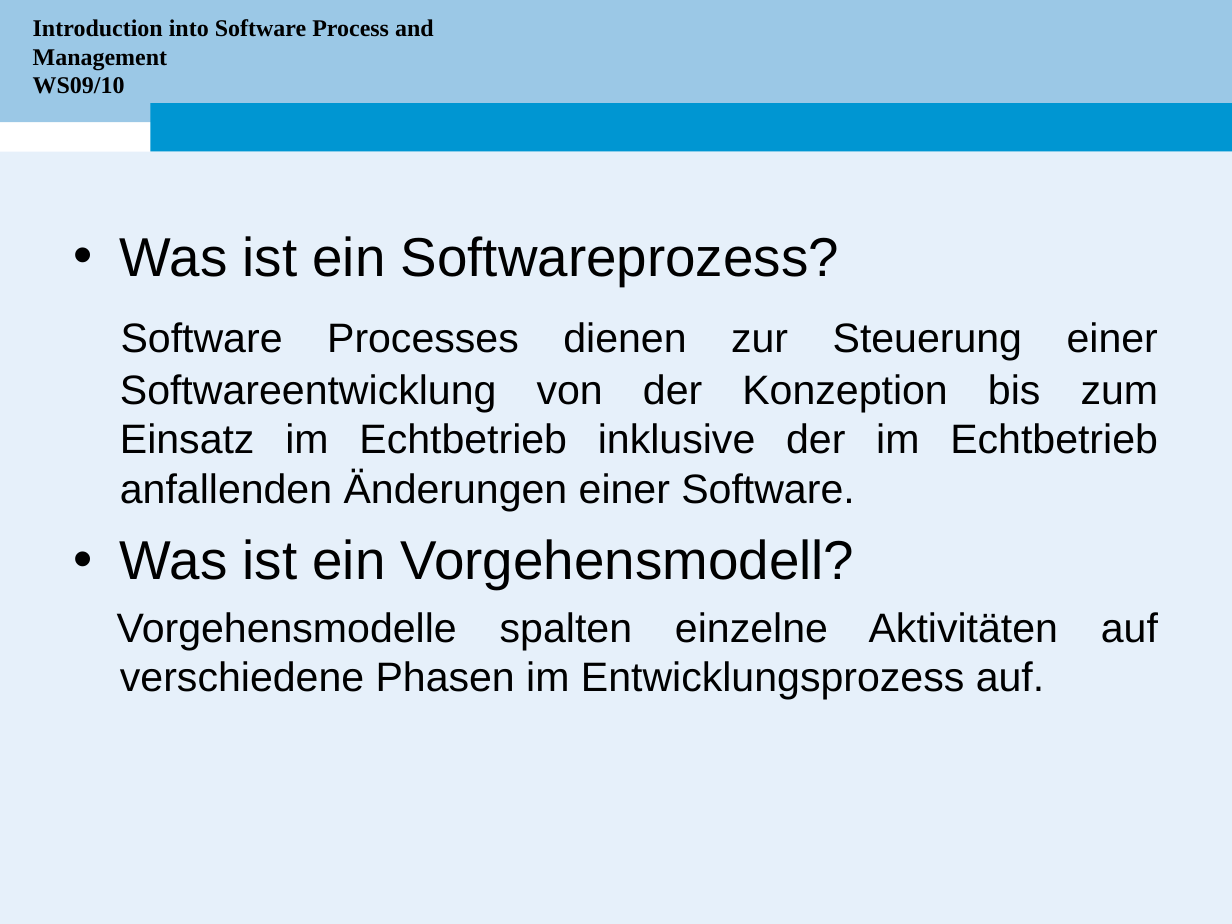
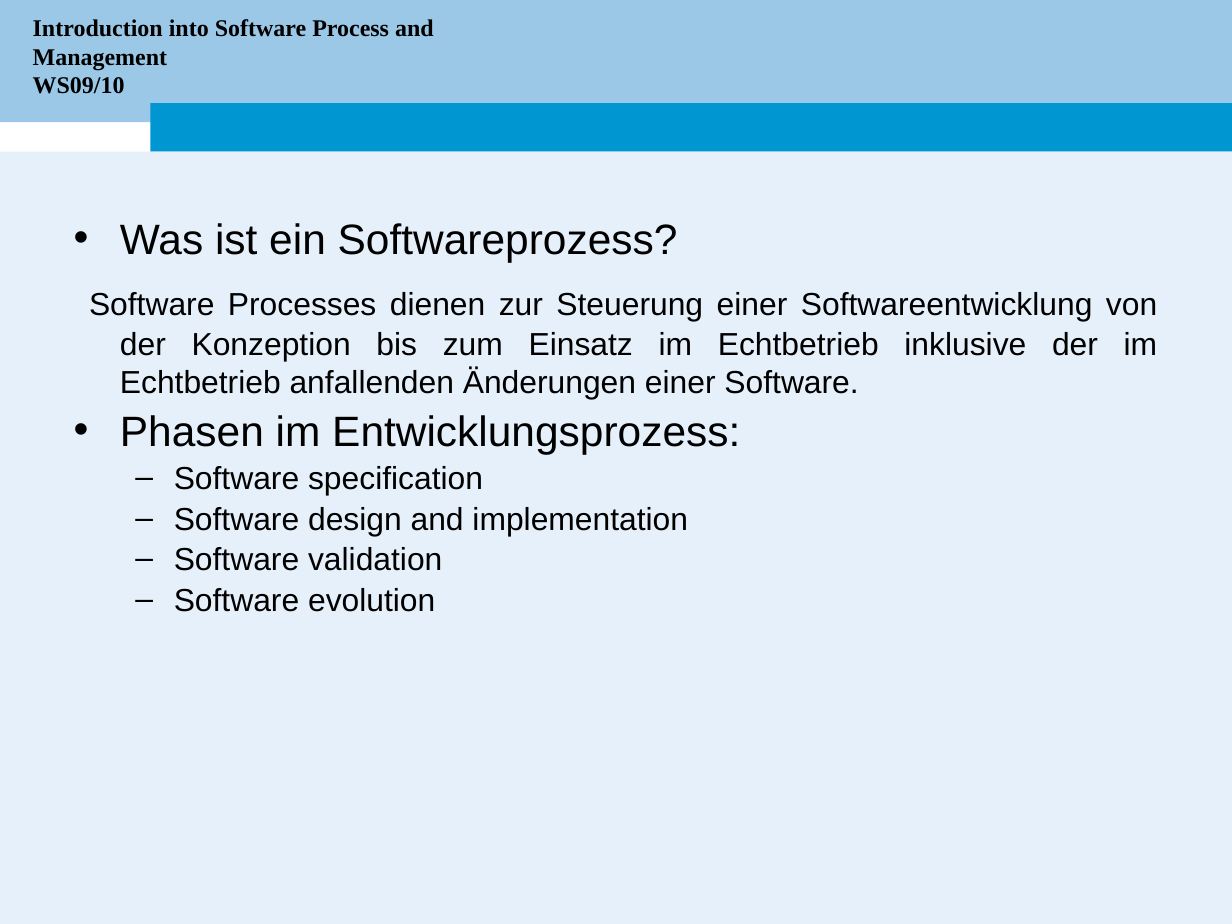
Before and after one commit to electrojit/simeonov, a slide deck: slide 5 of WS10/Bachelor Seminar/Presentaetion/Seminar-Simeonov.ppt (slide 9 before the commit). Drawn at 1232x924 pixels with LibreOffice and Linux fonts; fonts in the diff are those of the drawing; background and template pictures are left out. Boxes give left, top, right and bottom in pixels: in the first picture for what was removed or moved away, otherwise in the second. Text is boxed around its words. In the diff, an @@ line names an element or a change of style, - is before the commit and + after.

```diff
--- a/WS10/Bachelor Seminar/Presentaetion/Seminar-Simeonov.ppt
+++ b/WS10/Bachelor Seminar/Presentaetion/Seminar-Simeonov.ppt
@@ text at (89, 223, 1158, 400): size 32 to 24.8 pt in "Was ist ein Softwareprozess?"; size 24 to 18.6 pt in "Software Processes dienen zur Steuerung einer Softwareentwic ..."; line spacing 1 to 0.8 @@
@@ text at (120, 415, 740, 612): text changed; size 24 to 18.6 pt @@
-• Was ist ein Vorgehensmodell?
-Vorgehensmodelle spalten einzelne Aktivitäten auf verschiedene Phasen im Entwicklungsprozess auf.
+• Phasen im Entwicklungsprozess:
+  – Software specification
+  – Software design and implementation
+  – Software validation
+  – Software evolution
```
Also in this commit, not shown: 6 other slides changed, 4 slides added, 2 slides removed.
